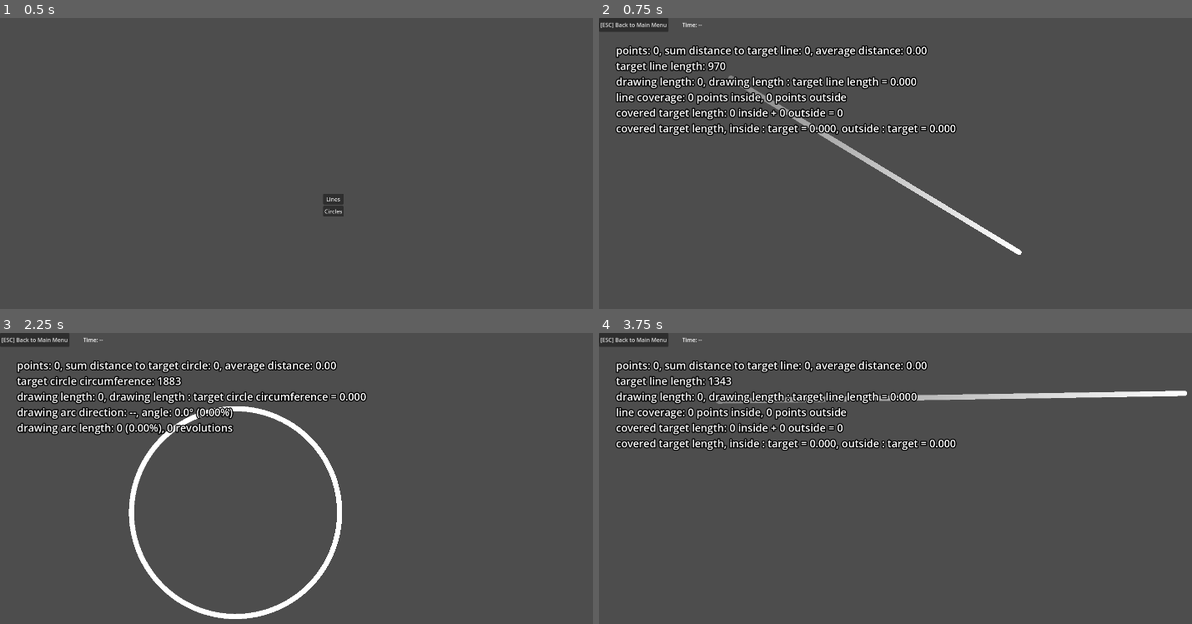
Above: before the commit, frames 1-4 (two rows, left to right).
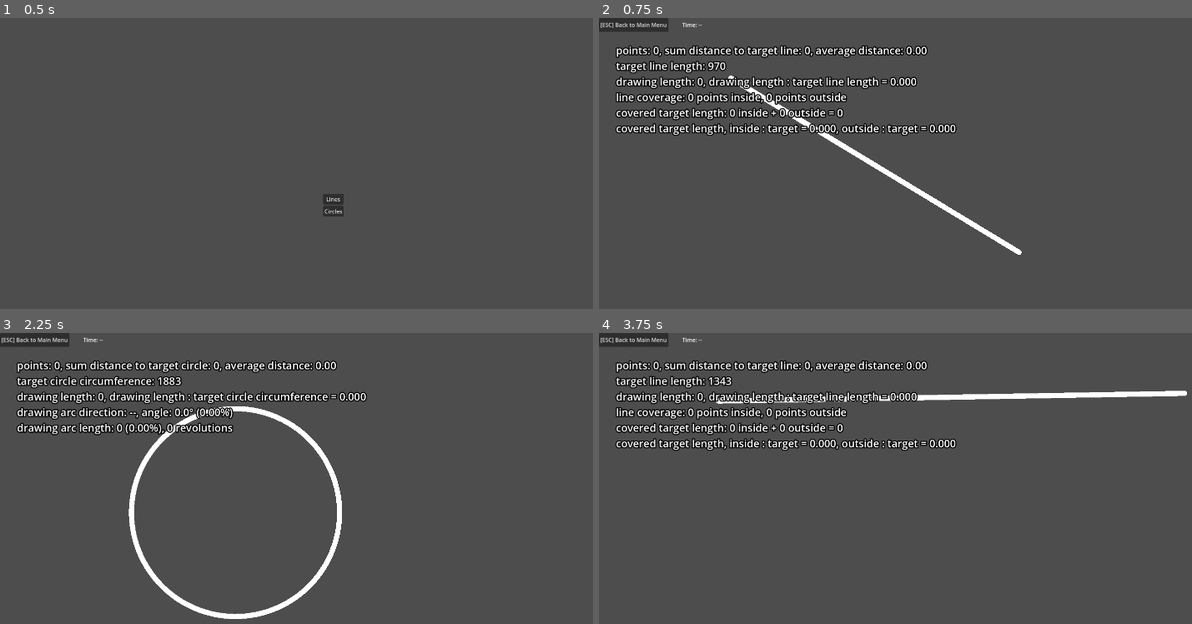
Above: after the commit, the same moments.

Repository: Toxe/godot-tablet-trainer
Game: Godot game, scene res://scenes/main_menu/main_menu.tscn
The game is run twice, just before and just after one commit, with the same random seed, the same clock (stepped at 60 frames per second) and the same inputs.
Inputs:
- Up to frame 1 (0.5 s): no input
- Up to frame 2 (0.75 s): click "Lines" at 0.5 s
- Up to frame 3 (2.25 s): click "[ESC] Back to Main Menu" at 1.25 s; click "Circles" at 2 s
- Up to frame 4 (3.75 s): click "[ESC] Back to Main Menu" at 2.75 s; click "Lines" at 3.5 s

Frame 1 is identical in both runs. In frame 2, 0.7% of the frame differs, in the area x 21-62%, y 19-70%; in frame 3, nothing differs; in frame 4, 0.7%, in the area x 19-84%, y 20-25%.

Commit message:
Remove gradient from target line

Diff:
--- a/TabletTrainer/scenes/line_trainer/line_trainer.tscn
+++ b/TabletTrainer/scenes/line_trainer/line_trainer.tscn
@@ -1,11 +1,8 @@
-[gd_scene load_steps=5 format=3 uid="uid://kmkam625oih7"]
+[gd_scene load_steps=4 format=3 uid="uid://kmkam625oih7"]
 
 [ext_resource type="Script" path="res://scenes/line_trainer/line_trainer.gd" id="1_lp83l"]
 [ext_resource type="PackedScene" uid="uid://d1e5t3605hrpa" path="res://scenes/trainer_ui/trainer_ui.tscn" id="2_7glub"]
 [ext_resource type="PackedScene" uid="uid://r6egmegqdfch" path="res://scenes/drawing/drawing.tscn" id="2_eeytx"]
-
-[sub_resource type="Gradient" id="Gradient_2ffaq"]
-colors = PackedColorArray(0.513233, 0.513233, 0.513233, 1, 1, 1, 1, 1)
 
 [node name="LineTrainer" type="Node2D"]
 script = ExtResource("1_lp83l")
@@ -17,7 +14,6 @@
 
 [node name="TargetLine" type="Line2D" parent="."]
 width = 15.0
-gradient = SubResource("Gradient_2ffaq")
 begin_cap_mode = 2
 end_cap_mode = 2
 
